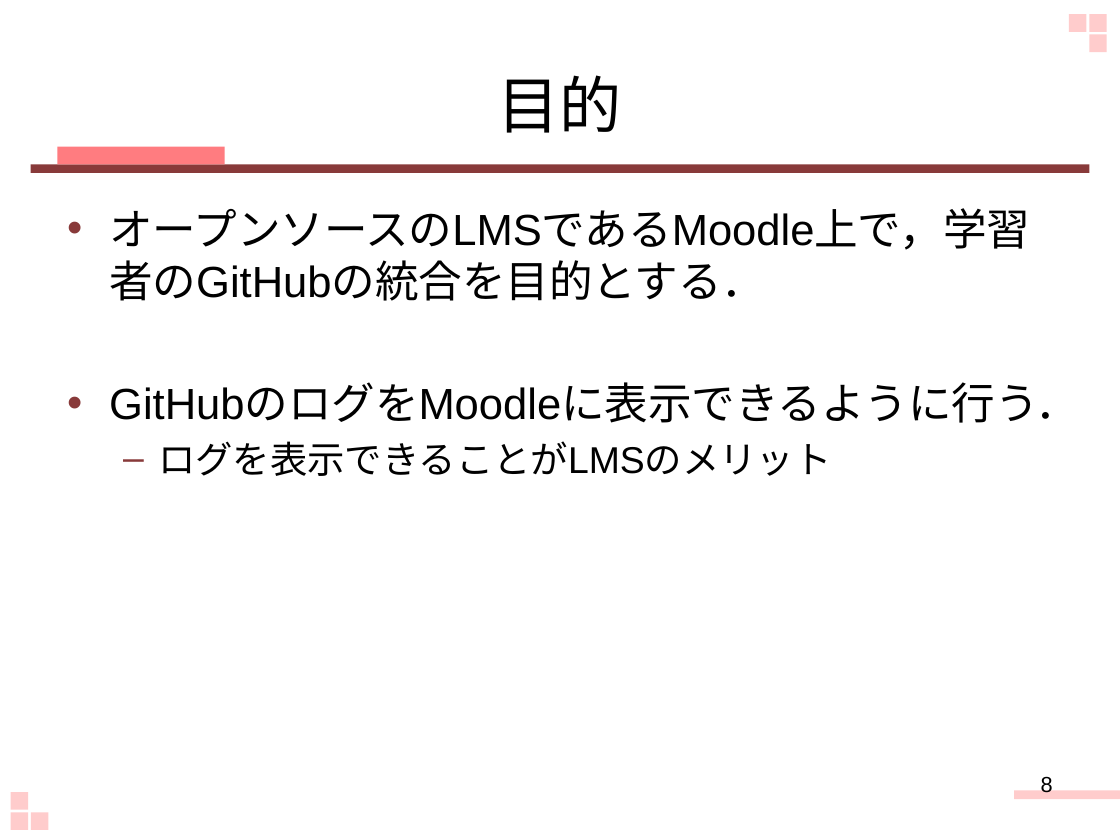
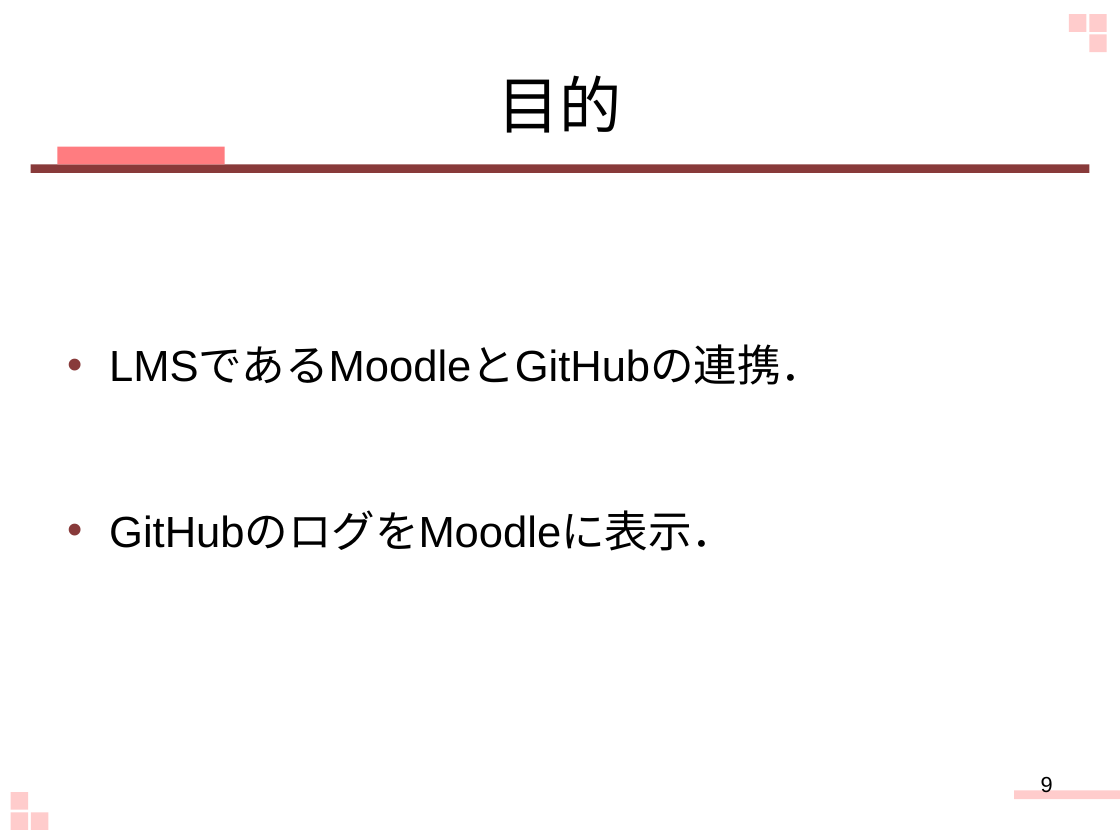
Before and after one commit to keimatsui/kadai, a slide deck: slide 9 of 卒業論文/2012/野口杏子/最終発表.pptx (slide 8 before the commit). Drawn at 1120x840 pixels with LibreOffice and Linux fonts; fonts in the diff are those of the drawing. Boxes give left, top, right and bottom in pixels: in the first picture for what was removed or moved away, otherwise in the second. Text is boxed around its words. In the diff, an @@ line names an element or a change of style, - is before the commit and + after.

Commit message:
update

```diff
--- a/卒業論文/2012/野口杏子/最終発表.pptx
+++ b/卒業論文/2012/野口杏子/最終発表.pptx
@@ text "LMSであるMoodleとGitHubの連携．" at (109,346,824,551): vertical alignment top to middle @@
@@ text at (109,346,824,551): text changed @@
-• オープンソースのLMSであるMoodle上で，学習者のGitHubの統合を目的とする．
-• GitHubのログをMoodleに表示できるように行う．
-  – ログを表示できることがLMSのメリット
+• LMSであるMoodleとGitHubの連携．
+• GitHubのログをMoodleに表示．
@@ page number at (1041,775,1053,793): text changed @@
-8
+9
```
Also in this commit, not shown: 6 other slides changed, 1 slide added.
